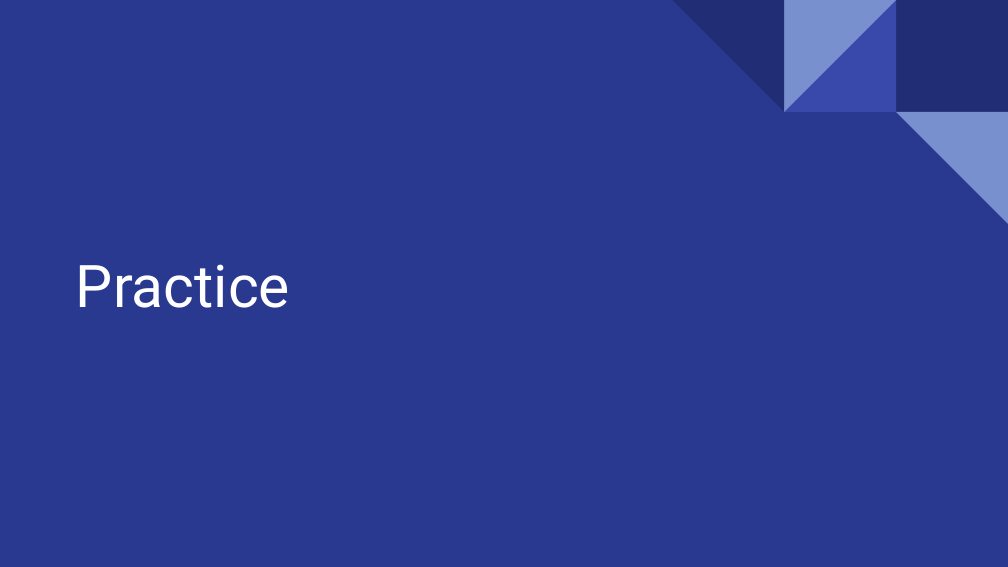
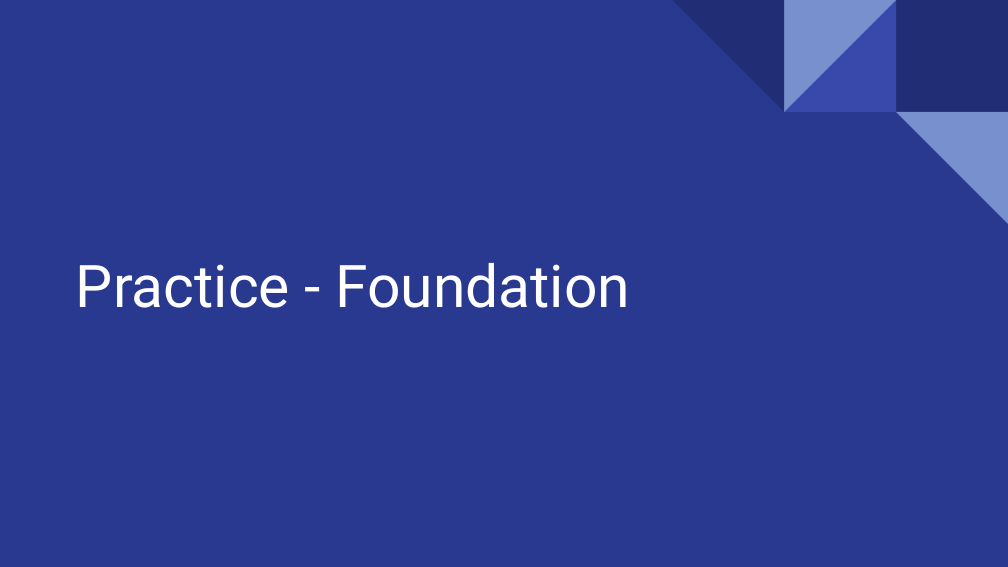
Before and after one commit to wg-training/wg-python-for-data-science-fundamental, a slide deck: slide 21 of slides/07 - Collections Data Types.pptx. Drawn at 1008x567 pixels with LibreOffice and Linux fonts; fonts in the diff are those of the drawing. Boxes give left, top, right and bottom in pixels: in the first picture for what was removed or moved away, otherwise in the second. Text is boxed around its words. In the diff, an @@ line names an element or a change of style, - is before the commit and + after.

```diff
--- a/slides/07 - Collections Data Types.pptx
+++ b/slides/07 - Collections Data Types.pptx
@@ title at [76, 263, 630, 308]: text changed @@
-Practice
+Practice - Foundation
```
Also in this commit, not shown: 8 other slides changed, 5 slides added, 3 other files.
